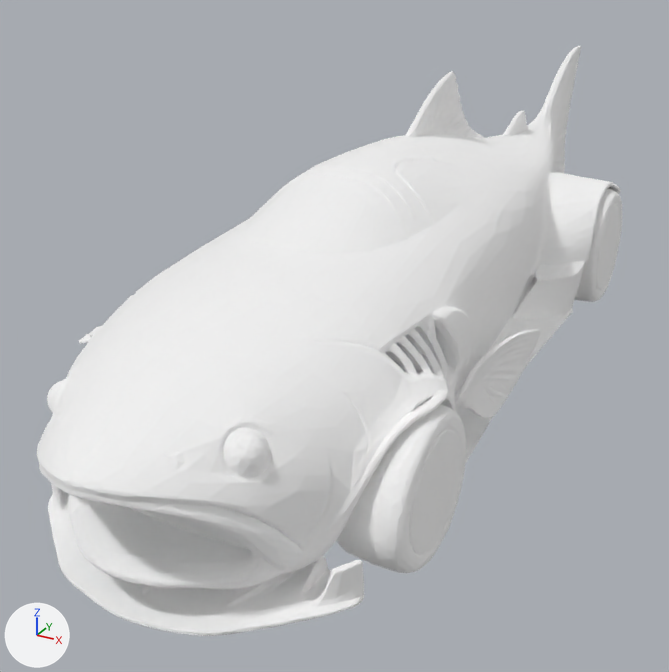
The glTF model models/cars/trout_protocol.glb as it was, and as the next commit left it.
Rendered twice from a 50 mm camera at (1.93, -4.62, 2.3) aimed at (-0.35, -0.47, 0.23). Arrows for +X, +Y and +Z are at lower left; the lights stay in place. The first picture is the older version. Where no turn or scale is listed for an object, it has been applied to the vertices.

In view in the first picture: 'body', 'wheel_FL_mesh', 'wheel_FR_mesh', 'wheel_RL_mesh'.
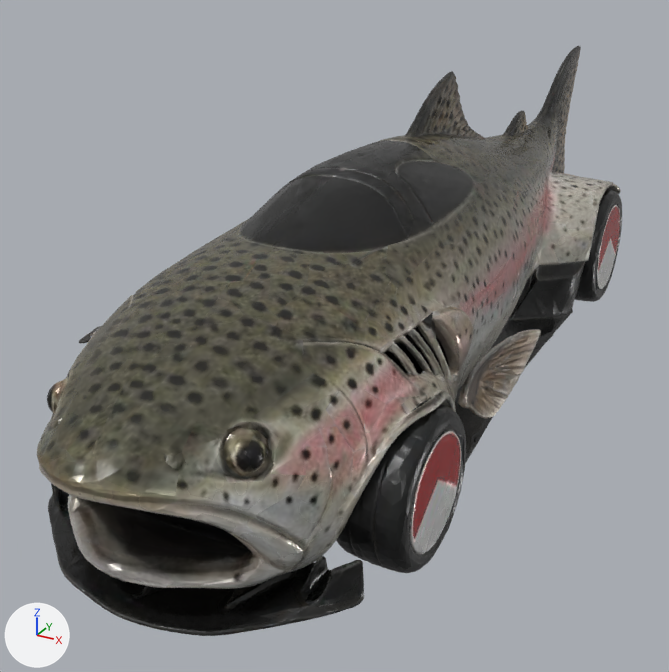
Boxes [x1, y1, x2, y2] around the edits, measured in the pictures (669 x 672 px):
'body', surface changed (white to grey)
    both: [37, 46, 621, 636]
'wheel_FL_mesh', surface changed (white to grey)
    both: [336, 401, 466, 573]
'wheel_RL_mesh', surface changed (white to grey)
    both: [575, 189, 622, 302]
'wheel_FR_mesh', surface changed
    both: [67, 330, 93, 375]

Diff of the bpy script that builds the scene:
```diff
--- a/models/cars/trout_protocol.glb.py
+++ b/models/cars/trout_protocol.glb.py
@@ img_image_0 @@
+img_image_0 = load_image('Image_0', '_unpacked/Image_0', 1024, 1024, 'sRGB')
@@ img_image_1 @@
+img_image_1 = load_image('Image_1', '_unpacked/Image_1', 512, 512, 'Non-Color')
@@ img_image_2 @@
+img_image_2 = load_image('Image_2', '_unpacked/Image_2', 256, 256, 'Non-Color')
@@ mat_bakedmaterial @@
 mat_bakedmaterial = bpy.data.materials.new('BakedMaterial')
-# nodes: BsdfPrincipled, OutputMaterial
-# colours: white #ffffff
+# nodes: BsdfPrincipled, NormalMap, OutputMaterial, SeparateColor, TexImage x3
+# uses the picture img_image_0
+# uses the picture img_image_1
+# uses the picture img_image_2
```
